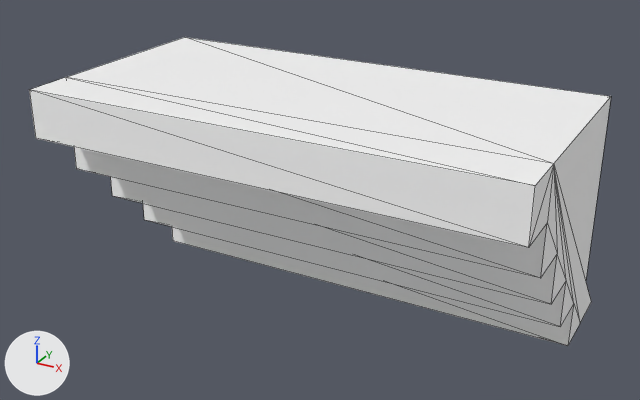
What one commit did to the glTF model assets/units/pd2_mod_mockup/tileset/mkp_stair_top_b.glb.
One viewpoint serves both versions: a 50 mm camera at (11.6, -3.38, 7.99) aimed at (9.95, -0.38, 6.5). The lights are fixed; the arrows at lower left show +X, +Y and +Z. Mesh edges are drawn as thin lines. Where no turn or scale is listed for an object, it has been applied to the vertices.

Names of what the first picture shows: 'g_stair_top_b'.
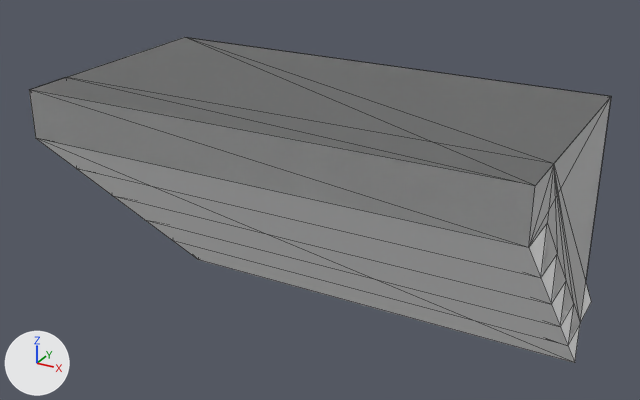
Boxes [x1, y1, x2, y2] around the edits, measured in the pictures (640 x 400 px):
'c_stair_top_b', added: after [30, 37, 611, 363]

Diff of the bpy script that builds the scene:
```diff
--- a/assets/units/pd2_mod_mockup/tileset/mkp_stair_top_b.glb.py
+++ b/assets/units/pd2_mod_mockup/tileset/mkp_stair_top_b.glb.py
@@ me_g_g_020 @@
+me_g_g_020.from_pydata(...)  # 8 vertices, 12 faces; spans x 0.0..2.0, y -1.0..0.0, z -0.2..1.0
+me_g_g_020.materials.append(mat_mat_mkp)
@@ ob_c_stair_top_b @@
+ob_c_stair_top_b = bpy.data.objects.new('c_stair_top_b', me_g_g_020)
+ob_c_stair_top_b.location = (9.0, 0.0, 6.0)
```
